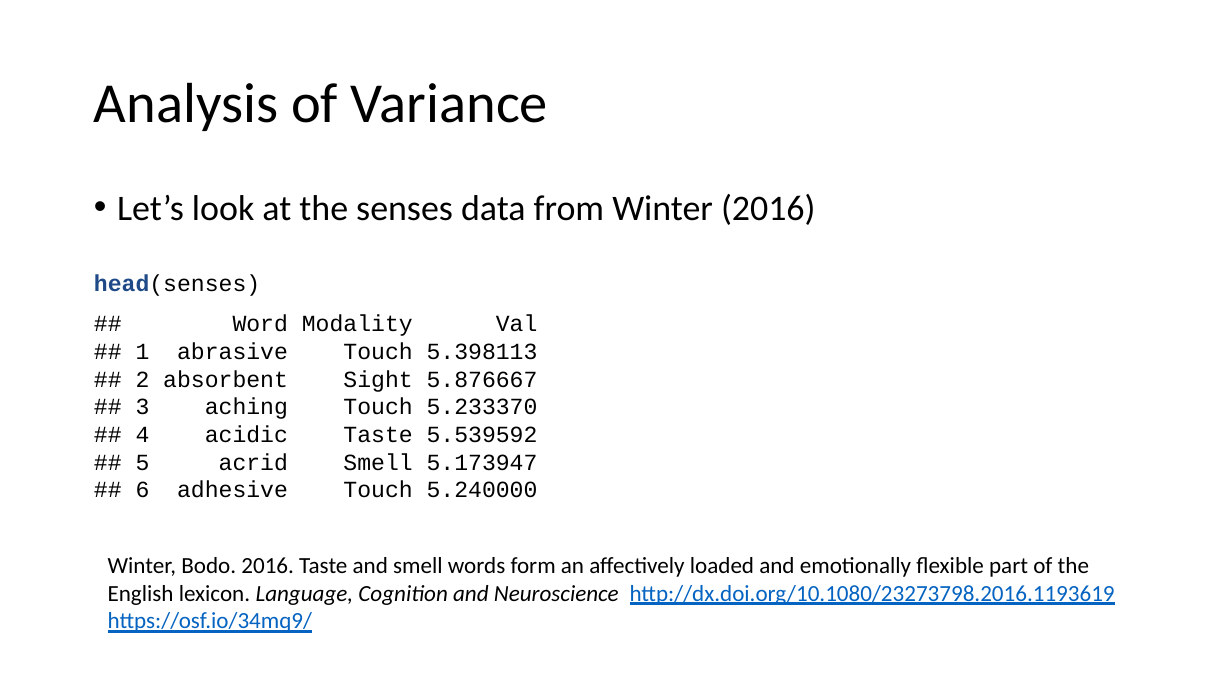
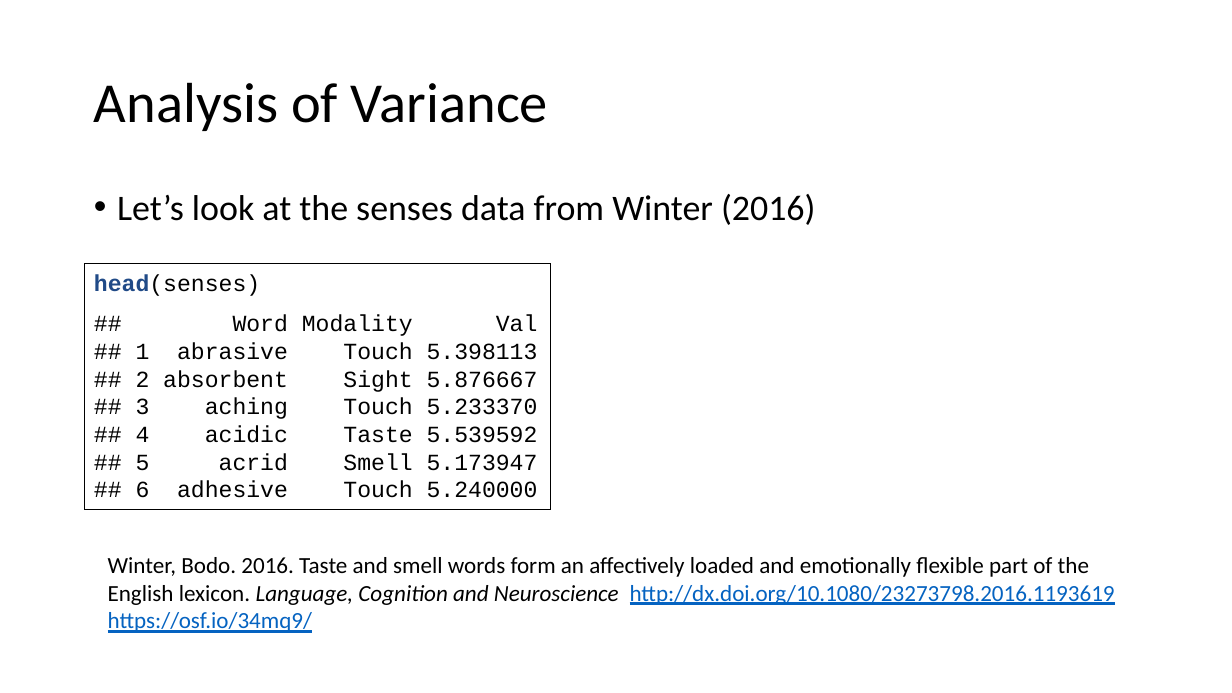
Before and after one commit to ajrtallman/StatisticsinLinguistics_FSU_2023_2024, a slide deck: slide 25 of 02_slides/Statistics for linguists 2023-11-29.pptx. Drawn at 1232x693 pixels with LibreOffice and Linux fonts; fonts in the diff are those of the drawing. Boxes give left, top, right and bottom in pixels: in the first picture for what was removed or moved away, otherwise in the second. Text is boxed around its words. In the diff, an @@ line names an element or a change of style, - is before the commit and + after.

```diff
--- a/02_slides/Statistics for linguists 2023-11-29.pptx
+++ b/02_slides/Statistics for linguists 2023-11-29.pptx
@@ rectangle "head(senses)": place and size @@
-rectangle "head(senses)" at box(94, 274, 538, 498)
+rectangle "head(senses)" at box(85, 263, 551, 509)
@@ rectangle "head(senses)" at box(85, 263, 551, 509): outline none to #000000 0.75 pt @@
```
Also in this commit, not shown: 15 other slides changed, 8 slides added, 1 slide removed, 29 other files.
